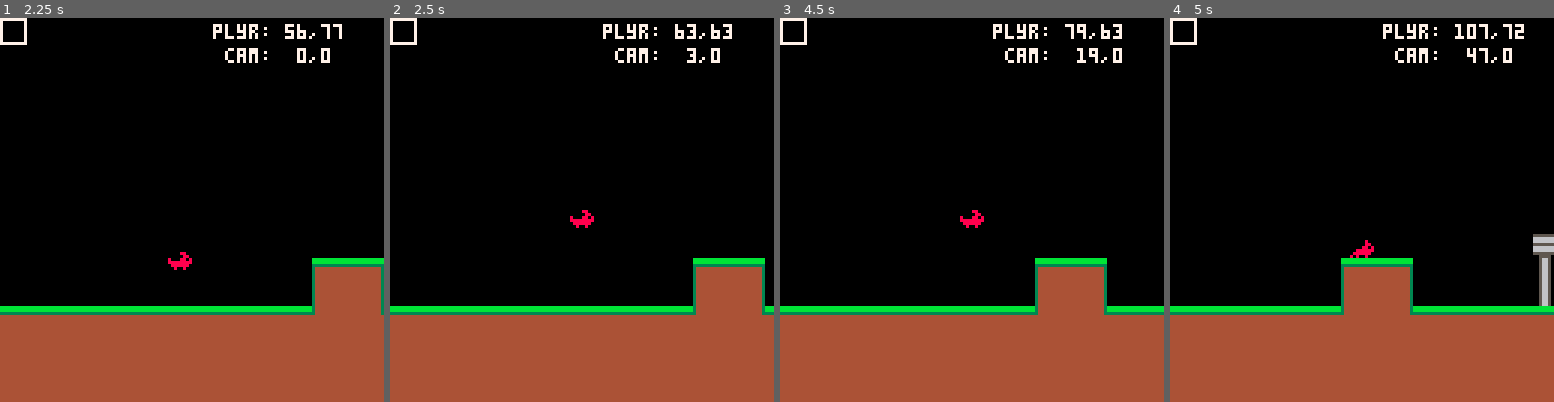
Above: before the commit, frames 1-4 (left to right).
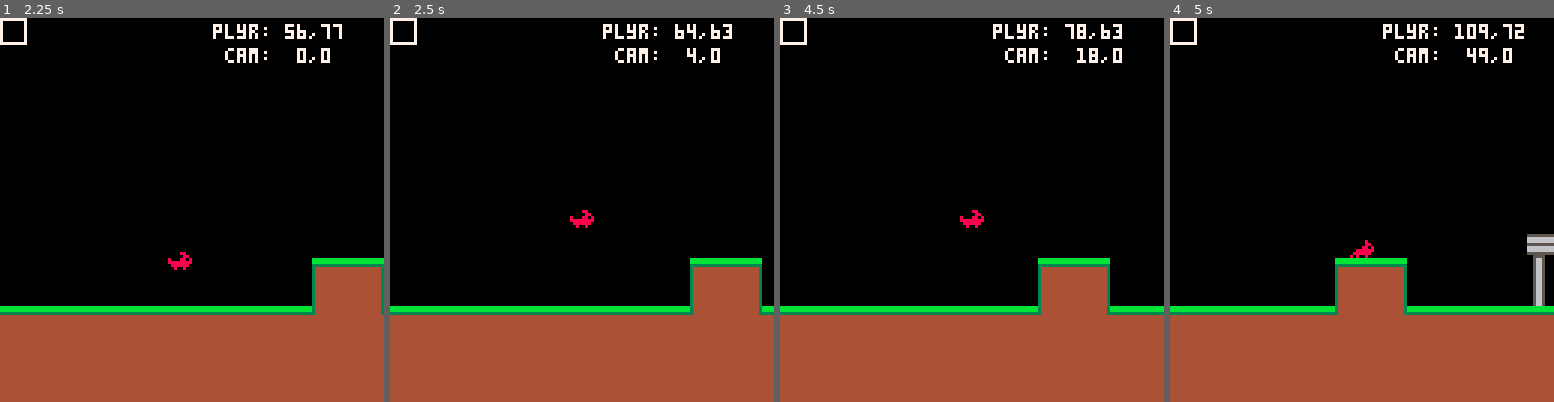
Above: after the commit, the same moments.

Repository: matthewdimatteo/helloworld
Game: PICO-8 cartridge sidescroller03_camera.p8
Two runs of this game, one before a commit and one after it. Both use one fixed random seed, a clock stepped at 60 frames per second and the inputs below.
Inputs:
- Up to frame 1 (2.25 s): tap X (X key) at 0.33, 1.07, 1.85 s; tap O (Z key) at 0.7, 1.7, 2.1 s; hold Right 1.6-2.1 s; hold Up from 2.15 s (still down)
- Up to frame 2 (2.5 s): release Up at 2.42 s; hold Right from 2.47 s (still down)
- Up to frame 3 (4.5 s): tap O (Z key) every 0.4 s from 2.5 to 4.1 s; tap X (X key) at 2.97, 4.08 s; release Right at 3.03 s; hold Left 3.08-3.58 s; hold Down 3.63-3.97 s; hold Right from 4.02 s (still down)
- Up to frame 4 (5 s): tap O (Z key) at 4.5, 4.9 s; release Right at 4.68 s; hold Up from 4.73 s (still down)

Frame 1 is identical in both runs. In frame 2, 0.5% of the frame differs, in the area x 77-98%, y 1-78%; in frame 3, 0.5%; in frame 4, 1.4%, in the area x 42-100%, y 2-78%.

Commit message:
Add files via upload

Diff:
--- a/sidescroller02_movement.p8
+++ b/sidescroller02_movement.p8
@@ -190,21 +190,6 @@
 		plyr.landed=true
 		plyr.dy=0 -- stop jumping
 	end -- end if mcollide up
-
-	-- set speed limit
-	if big == true then
-		maxdx=2
-	else
-		maxdx=3
-	end
-
-	-- apply speed limit
-	if plyr.dx < -maxdx then
-		plyr.dx = -maxdx
-	end
-	if plyr.dx > maxdx then
-		plyr.dx = maxdx
-	end
 
 	-- correct position on left
 	-- and right
--- a/sidescroller03_camera.p8
+++ b/sidescroller03_camera.p8
@@ -100,10 +100,6 @@
 	-- change in x/y
 	plyr.dx=0
 	plyr.dy=0
-
-	-- max speed
-	plyr.max_dx=2
-	plyr.max_dy=3
 
 	-- acceleration
 	plyr.xspd=0.5
@@ -211,21 +207,6 @@
 		plyr.landed=true
 		plyr.dy=0 -- stop jumping
 	end -- end if mcollide up
-
-	-- set speed limit
-	if big == true then
-		maxdx=2
-	else
-		maxdx=3
-	end
-
-	-- apply speed limit
-	if plyr.dx < -maxdx then
-		plyr.dx = -maxdx
-	end
-	if plyr.dx > maxdx then
-		plyr.dx = maxdx
-	end
 
 	-- correct position on left
 	-- and right
--- a/sidescroller04_death_plane.p8
+++ b/sidescroller04_death_plane.p8
@@ -72,10 +72,6 @@
 	plyr.dx=0
 	plyr.dy=0
 
-	-- max speed
-	plyr.max_dx=2
-	plyr.max_dy=3
-
 	-- acceleration
 	plyr.xspd=0.5
 	plyr.yspd=4
@@ -200,21 +196,6 @@
 		end -- end if lives = 0
 
 	end -- end mcollide death
-
-	-- set speed limit
-	if big == true then
-		maxdx=2
-	else
-		maxdx=3
-	end
-
-	-- apply speed limit
-	if plyr.dx < -maxdx then
-		plyr.dx = -maxdx
-	end
-	if plyr.dx > maxdx then
-		plyr.dx = maxdx
-	end
 
 	-- correct position on left
 	-- and right
